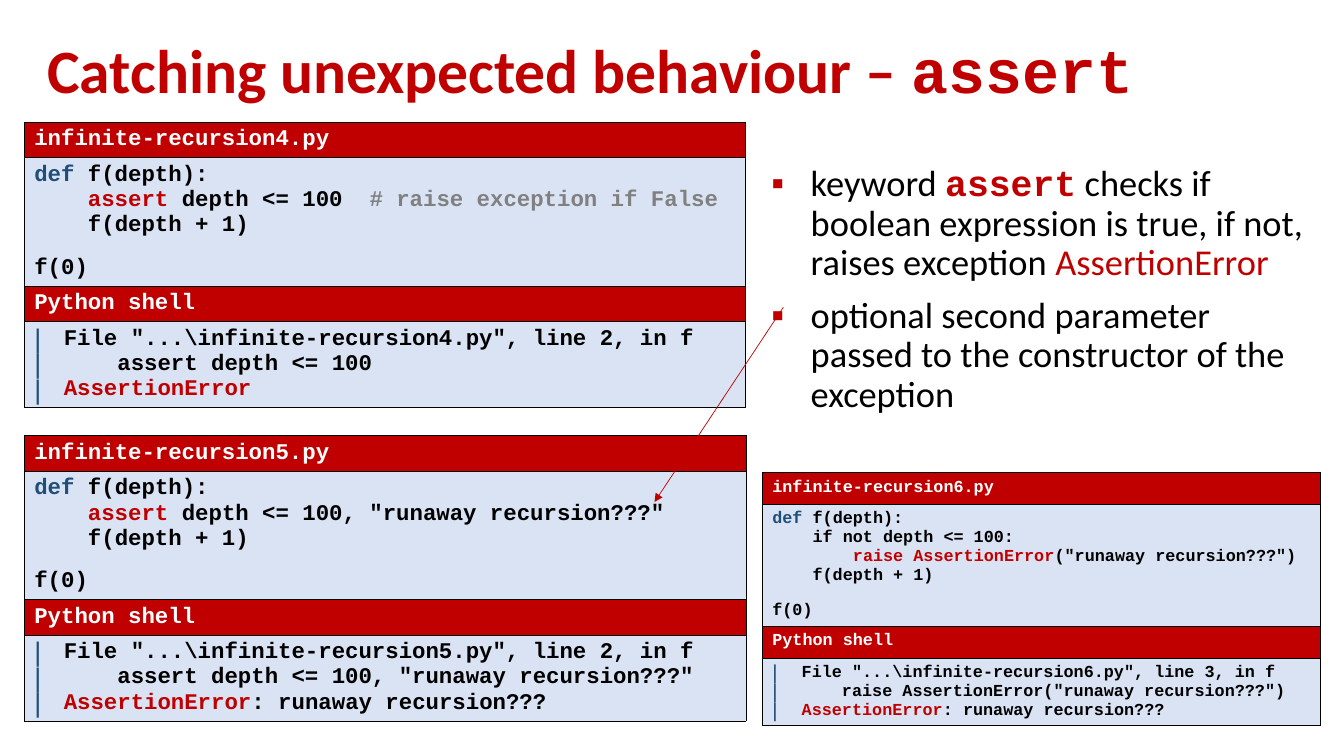
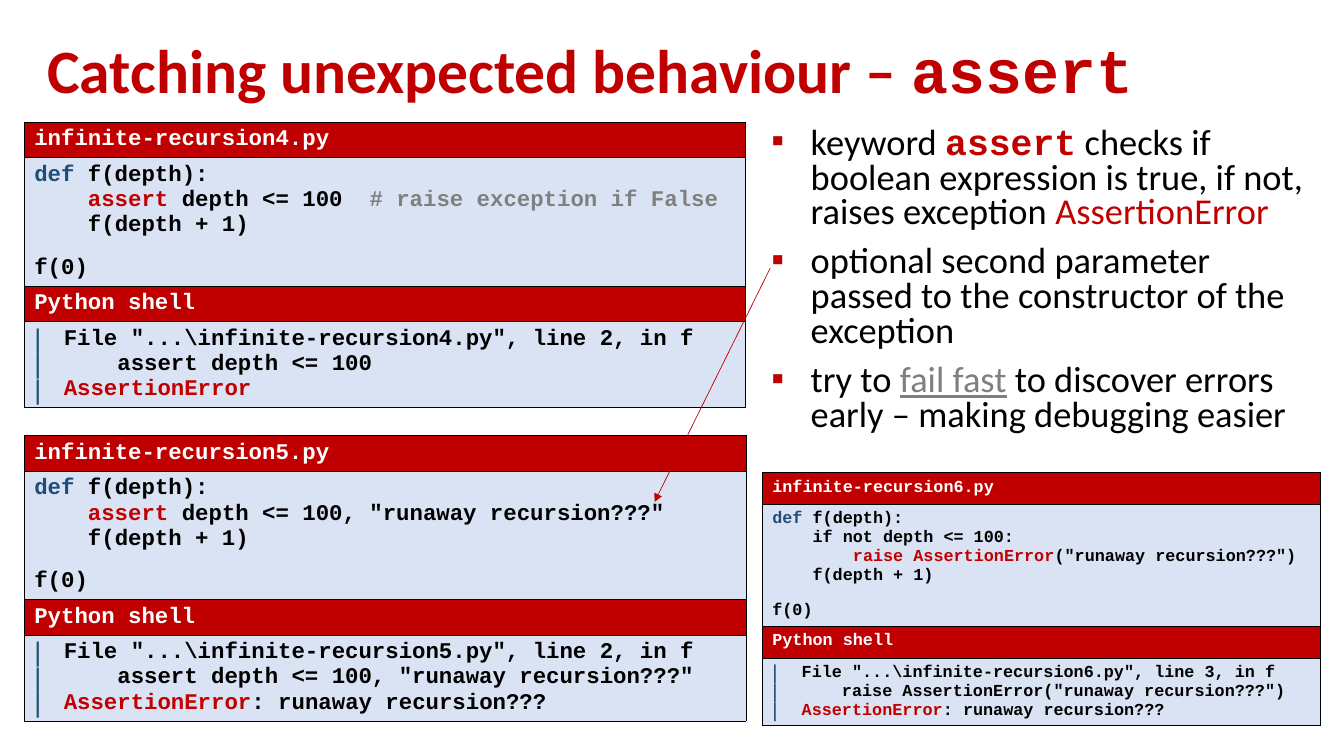
Before and after one commit to gsbrodal/gsbrodal.github.io, a slide deck: slide 7 of ipsa/slides/testing.pptx. Drawn at 1344x756 pixels with LibreOffice and Linux fonts; fonts in the diff are those of the drawing. Boxes give left, top, right and bottom in pixels: in the first picture for what was removed or moved away, otherwise in the second. Text is boxed around its words. In the diff, an @@ line names an element or a change of style, - is before the commit and + after.

Commit message:
bail out early

```diff
--- a/ipsa/slides/testing.pptx
+++ b/ipsa/slides/testing.pptx
@@ text "keyword assert checks if boolean ...": place and size @@
-text "keyword assert checks if boolean ..." at box(811, 170, 1303, 413)
+text "keyword assert checks if boolean ..." at box(811, 129, 1303, 434)
@@ text at box(811, 129, 1303, 349): line spacing 0.9 to 0.8 @@
@@ arrow moved from (783, 308) - (654, 502) to (770, 268) - (654, 502) @@
@@ text at box(811, 366, 1286, 434): paragraph added @@
+▪ try to fail fast to discover errors early – making debugging easier
```
Also in this commit, not shown: 3 other files.
